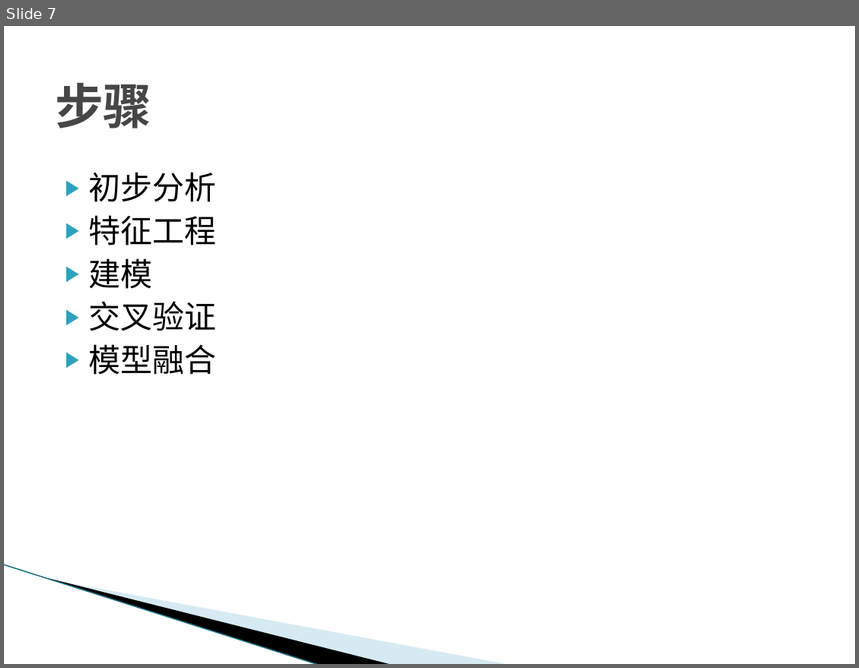
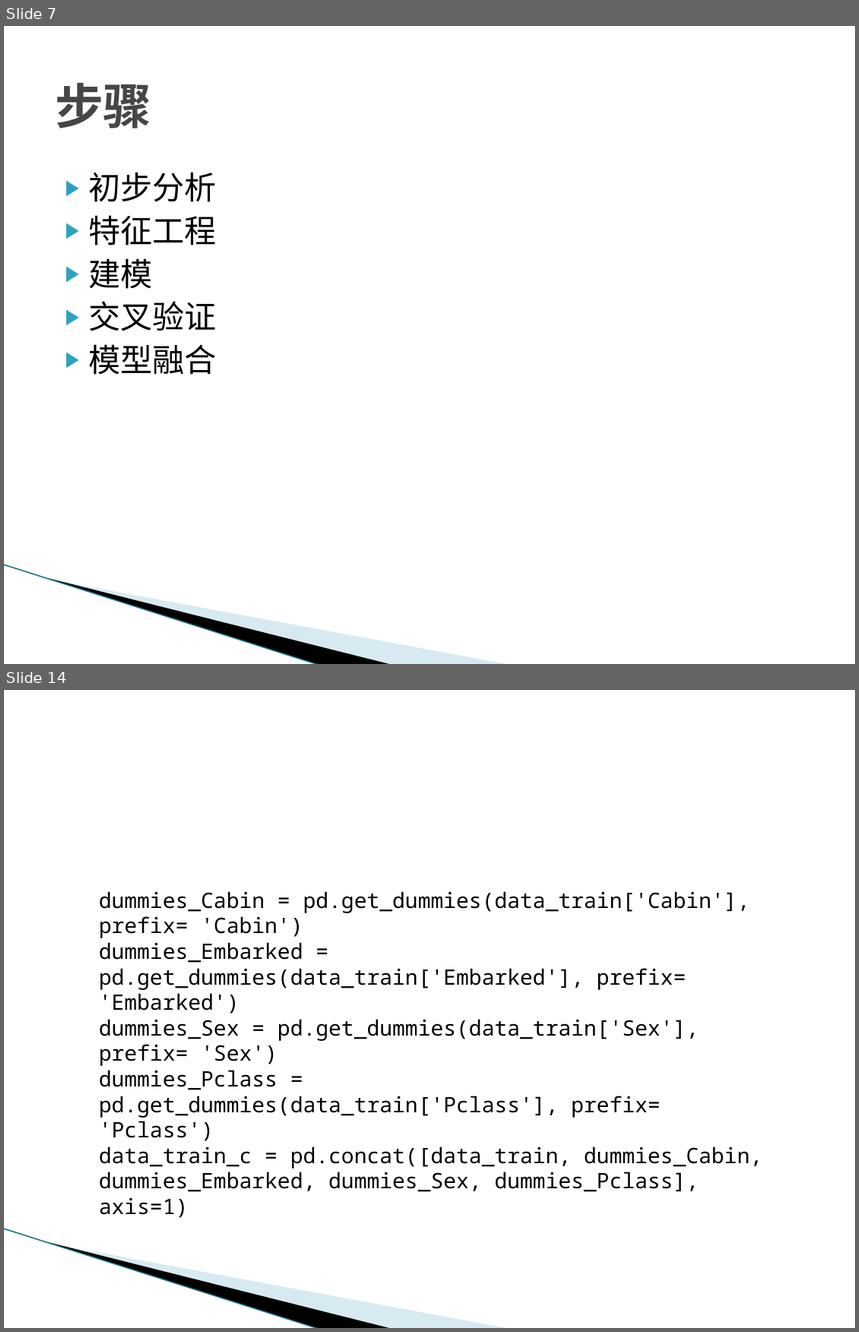
Before and after one commit to evangelist64/ml_test, a slide deck: kaggle/kaggle实战案例分享.pptx. Shown one above the other, each under a label of ours: slide 7 before the commit, slides 7 and 14 after it; the slides between them are not shown. The pictures are 859x668 and 859x1332 pixels, drawn with LibreOffice and Linux fonts; fonts in the diff are those of the drawing; background and template pictures are left out. Boxes give left, top, right and bottom in pixels: in the first picture for what was removed or moved away, otherwise in the second. Text is boxed around its words. In the diff, an @@ line names an element or a change of style, - is before the commit and + after.

```diff
--- a/kaggle/kaggle实战案例分享.pptx
+++ b/kaggle/kaggle实战案例分享.pptx
@@ slide 14 added at (4,690,855,1328), background #FFFFFF; not listed: 3 template elements that a slide beside it also shows @@
@@ text added at (99,891,762,1218), 18 pt, text #000000 @@
+dummies_Cabin = pd.get_dummies(data_train['Cabin'], prefix= 'Cabin')
+dummies_Embarked = pd.get_dummies(data_train['Embarked'], prefix= 'Embarked')
+dummies_Sex = pd.get_dummies(data_train['Sex'], prefix= 'Sex')
+dummies_Pclass = pd.get_dummies(data_train['Pclass'], prefix= 'Pclass')
+data_train_c = pd.concat([data_train, dummies_Cabin, dummies_Embarked, dummies_Sex, dummies_Pclass], axis=1)
```
Also in this commit, not shown: 1 slide changed, 18 other slides added, 1 slide removed, 1 other file.
